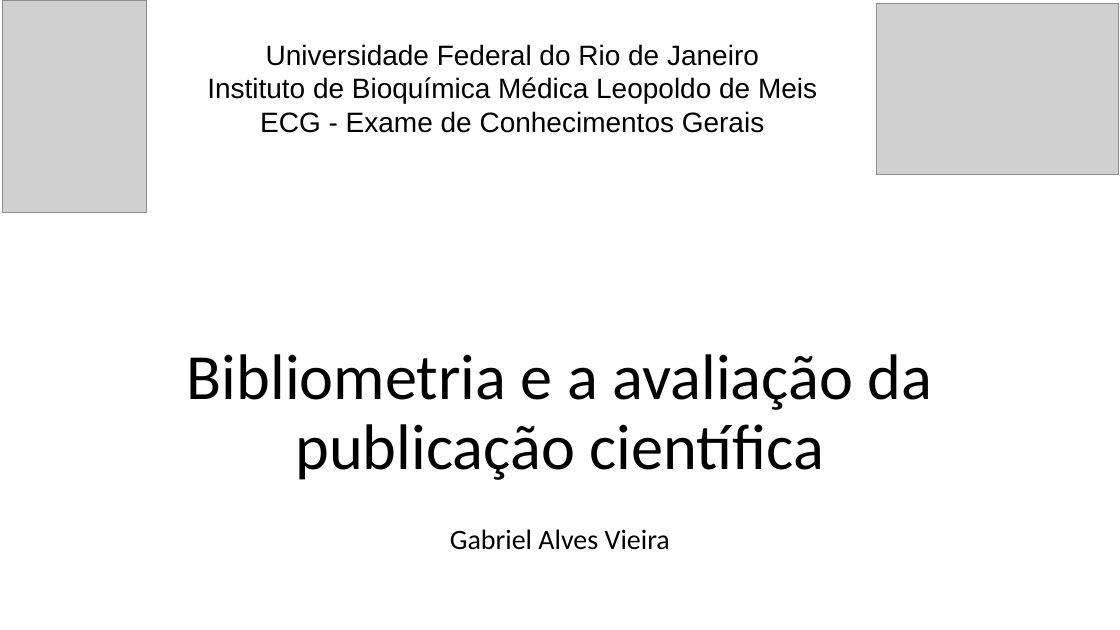
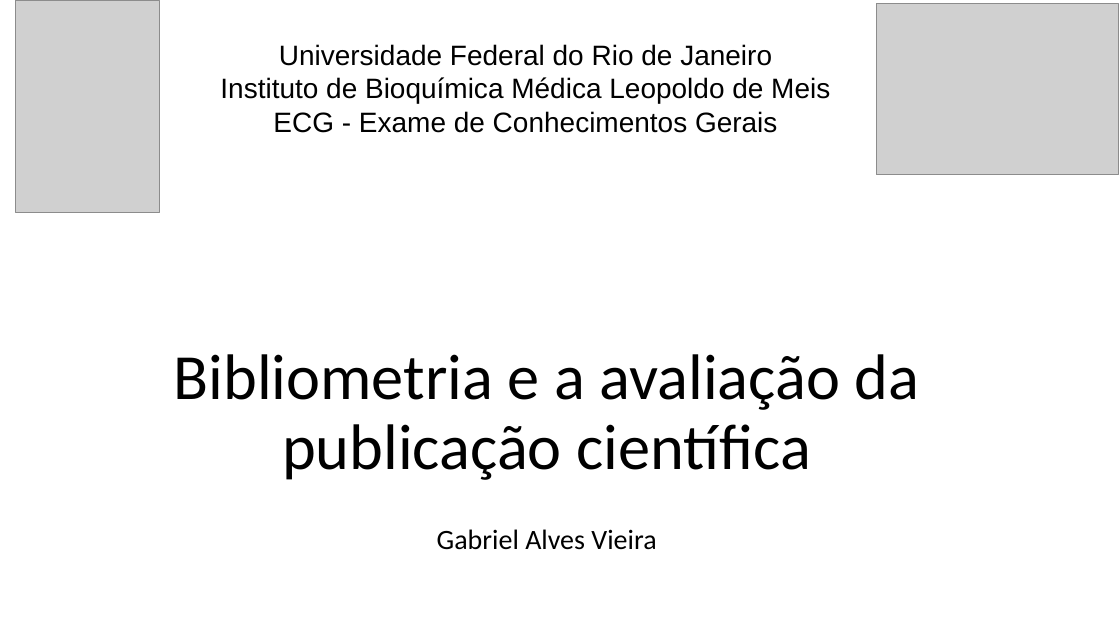
Before and after one commit to gavieira/ECG, a slide deck: slide 1 of apresentacao/apresentacao.pptx. Drawn at 1120x630 pixels with LibreOffice and Linux fonts; fonts in the diff are those of the drawing; grey boxes stand for pictures. Boxes give left, top, right and bottom in pixels: in the first picture for what was removed or moved away, otherwise in the second. Text is boxed around its words. In the diff, an @@ line names an element or a change of style, - is before the commit and + after.

```diff
--- a/apresentacao/apresentacao.pptx
+++ b/apresentacao/apresentacao.pptx
@@ picture: place and size @@
-picture at [3,1,146,213]
+picture at [16,1,160,213]
@@ text "Universidade Federal do Rio de ...": place and size @@
-text "Universidade Federal do Rio de ..." at [207,44,817,133]
+text "Universidade Federal do Rio de ..." at [220,44,830,133]
@@ text "Bibliometria e a avaliação da ...": place and size @@
-text "Bibliometria e a avaliação da ..." at [187,354,933,480]
+text "Bibliometria e a avaliação da ..." at [174,354,920,480]
@@ text "Gabriel Alves Vieira": place and size @@
-text "Gabriel Alves Vieira" at [450,529,670,550]
+text "Gabriel Alves Vieira" at [437,529,656,550]
```
Also in this commit, not shown: 10 other slides changed, 20 slides added, 14 slides removed, 9 other files.
